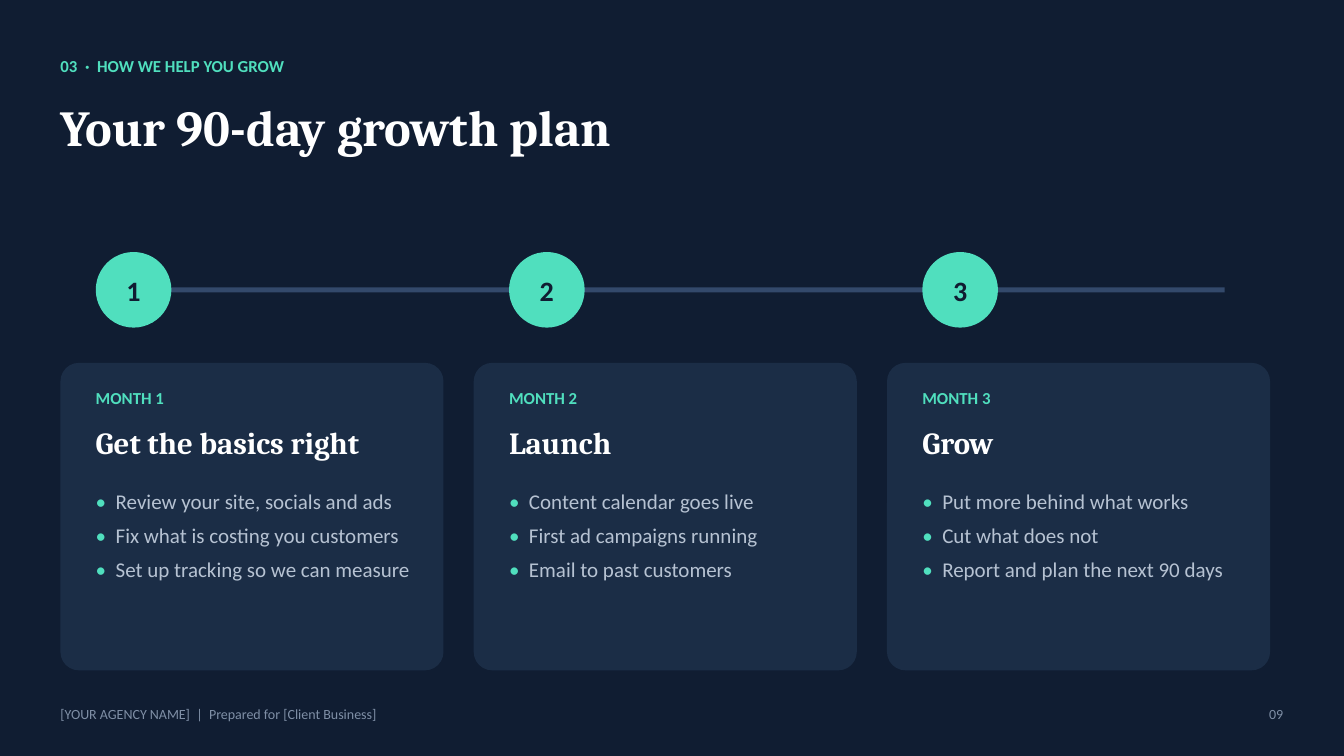
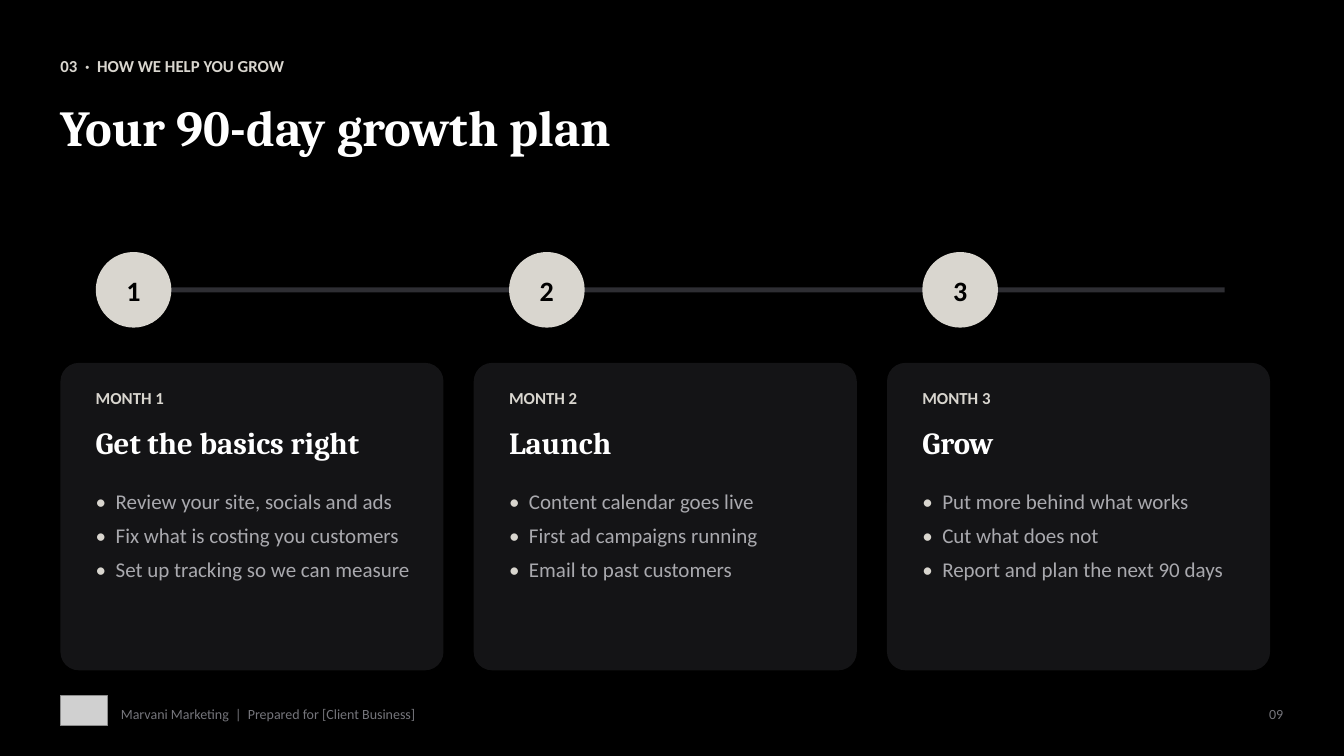
Before and after one commit to marvani043-max/Victor-, a slide deck: slide 9 of pitch-deck/Agency-Pitch-Deck.pptx. Drawn at 1344x756 pixels with LibreOffice and Linux fonts; fonts in the diff are those of the drawing; grey boxes stand for pictures. Boxes give left, top, right and bottom in pixels: in the first picture for what was removed or moved away, otherwise in the second. Text is boxed around its words. In the diff, an @@ line names an element or a change of style, - is before the commit and + after.

```diff
--- a/pitch-deck/Agency-Pitch-Deck.pptx
+++ b/pitch-deck/Agency-Pitch-Deck.pptx
@@ background #101D32 to #000000 @@
@@ text colour #101D32 to #000000; fill #50DFBE to #D9D6CF in 3 elements at box(96, 252, 171, 328), box(509, 252, 585, 328), box(923, 252, 998, 328) @@
@@ rectangle at box(126, 287, 1225, 292): fill #33496B to #2E2E33 @@
@@ fill #1B2D46 to #141416 in 3 elements at box(60, 363, 444, 670), box(474, 363, 857, 670), box(887, 363, 1270, 670) @@
@@ text colour #50DFBE to #D9D6CF in 4 elements at box(60, 61, 284, 72), box(96, 393, 163, 404), box(509, 393, 577, 404), box(922, 393, 990, 404) @@
@@ text colour #50DFBE to #D9D6CF in "•", "•", "•"; text colour #B6C2D2 to #A9A9AE in 3 elements at box(116, 494, 409, 581), box(529, 494, 757, 581), box(942, 494, 1223, 581) @@
@@ picture added at box(60, 696, 108, 726) @@
@@ text at box(121, 709, 415, 722): text changed; text colour #7F8FA6 to #75757B @@
-[YOUR AGENCY NAME] | Prepared for [Client Business]
+Marvani Marketing | Prepared for [Client Business]
@@ text "09" at box(1269, 710, 1283, 719): text colour #7F8FA6 to #75757B @@
```
Also in this commit, not shown: 11 other slides changed, 2 other files.
